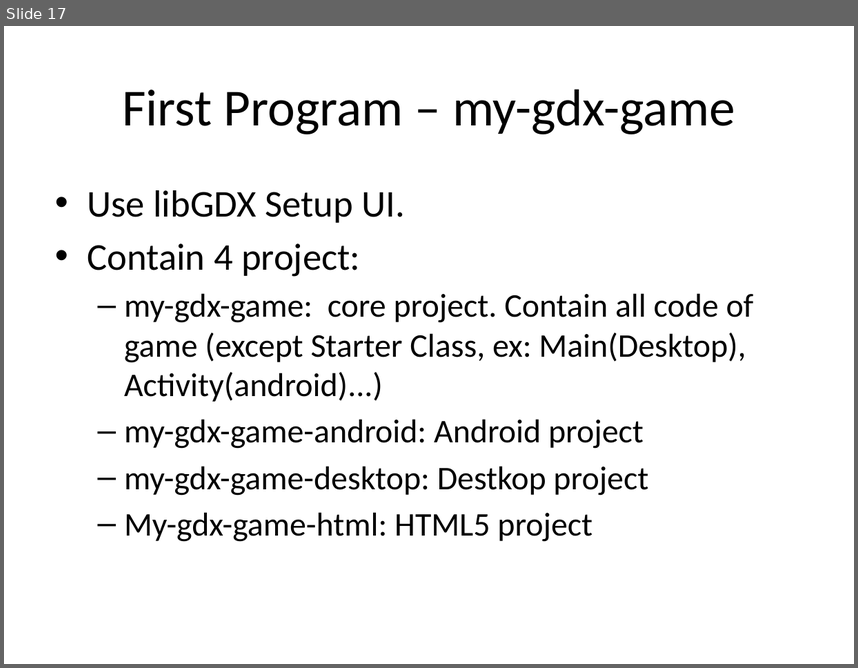
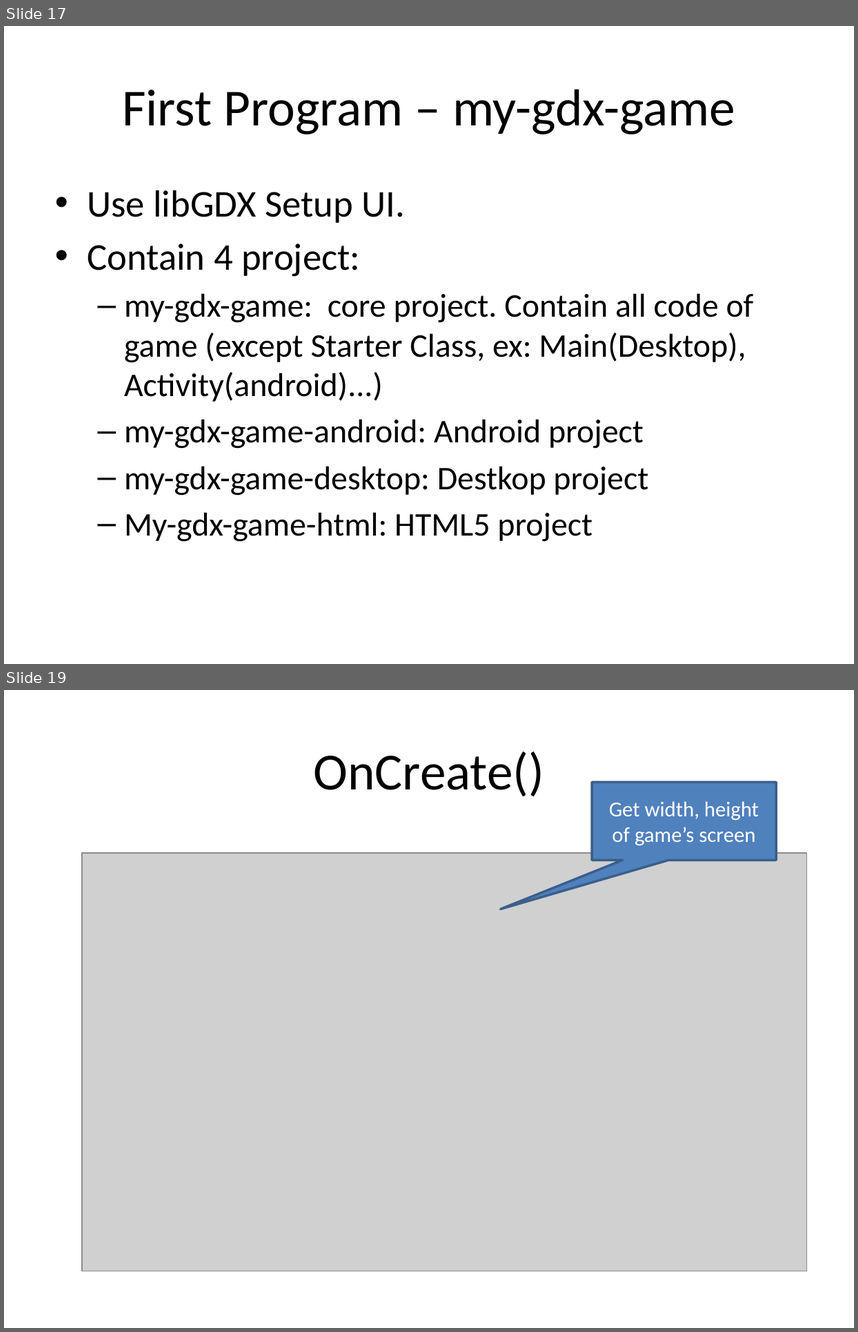
Before and after one commit to duchien85/my-gdxgame, a slide deck: Teaching/Bài 01 - Giới thiệu về Android, LibGdx.pptx. Shown one above the other, each under a label of ours: slide 17 before the commit, slides 17 and 19 after it; the slides between them are not shown. The pictures are 858x668 and 858x1332 pixels, drawn with LibreOffice and Linux fonts; fonts in the diff are those of the drawing; grey boxes stand for pictures. Boxes give left, top, right and bottom in pixels: in the first picture for what was removed or moved away, otherwise in the second. Text is boxed around its words. In the diff, an @@ line names an element or a change of style, - is before the commit and + after.

```diff
--- a/Teaching/Bài 01 - Giới thiệu về Android, LibGdx.pptx
+++ b/Teaching/Bài 01 - Giới thiệu về Android, LibGdx.pptx
@@ slide 19 added at [4,690,854,1328], background #FFFFFF @@
@@ title added at [313,751,544,797], 44 pt, text #000000 @@
+OnCreate()
@@ speech box added at [593,782,777,860], fill #4F81BD, outline #3A5F8C 2 pt, 18 pt, text #FFFFFF @@
+Get width, height of game’s screen
@@ picture added at [82,854,807,1272] @@
```
Also in this commit, not shown: 66 other slides added, 1 other file.
